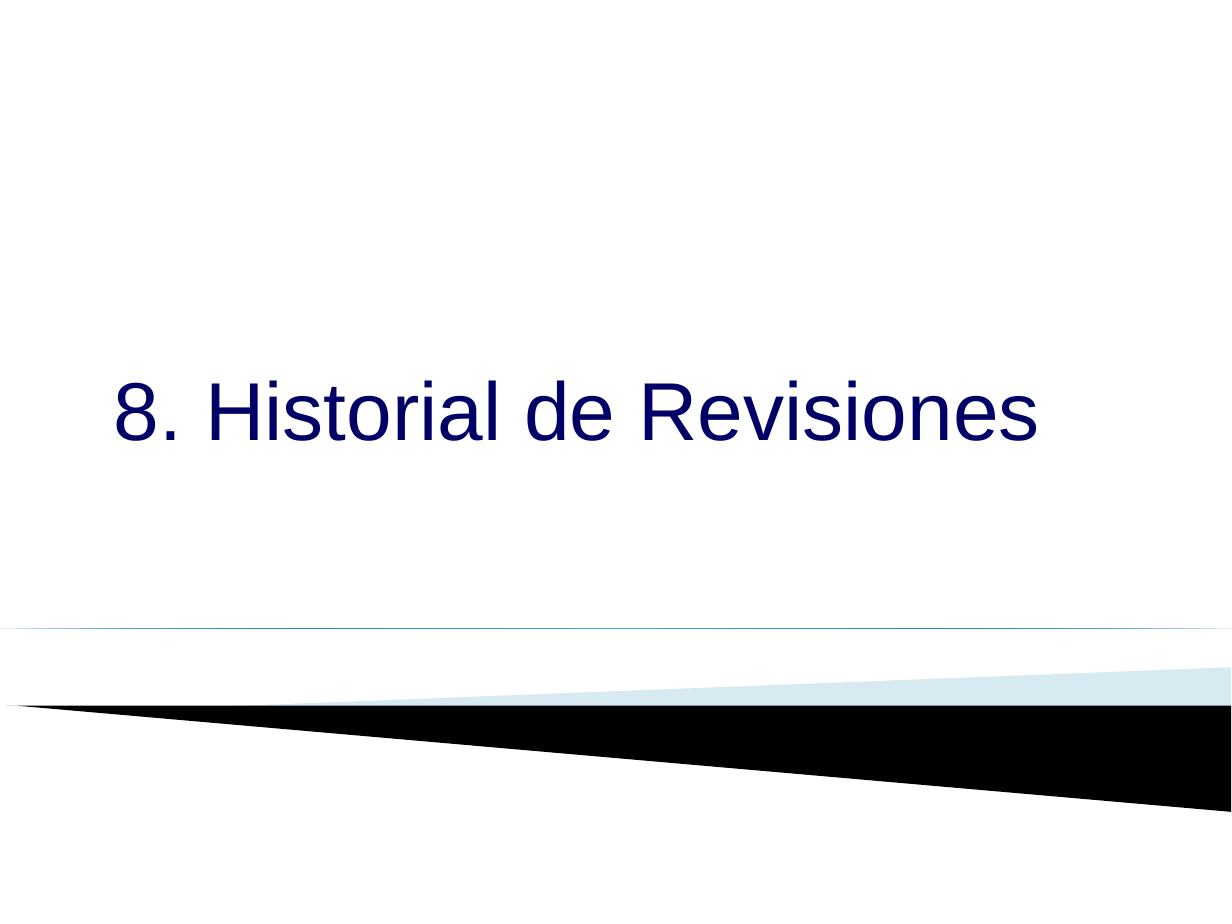
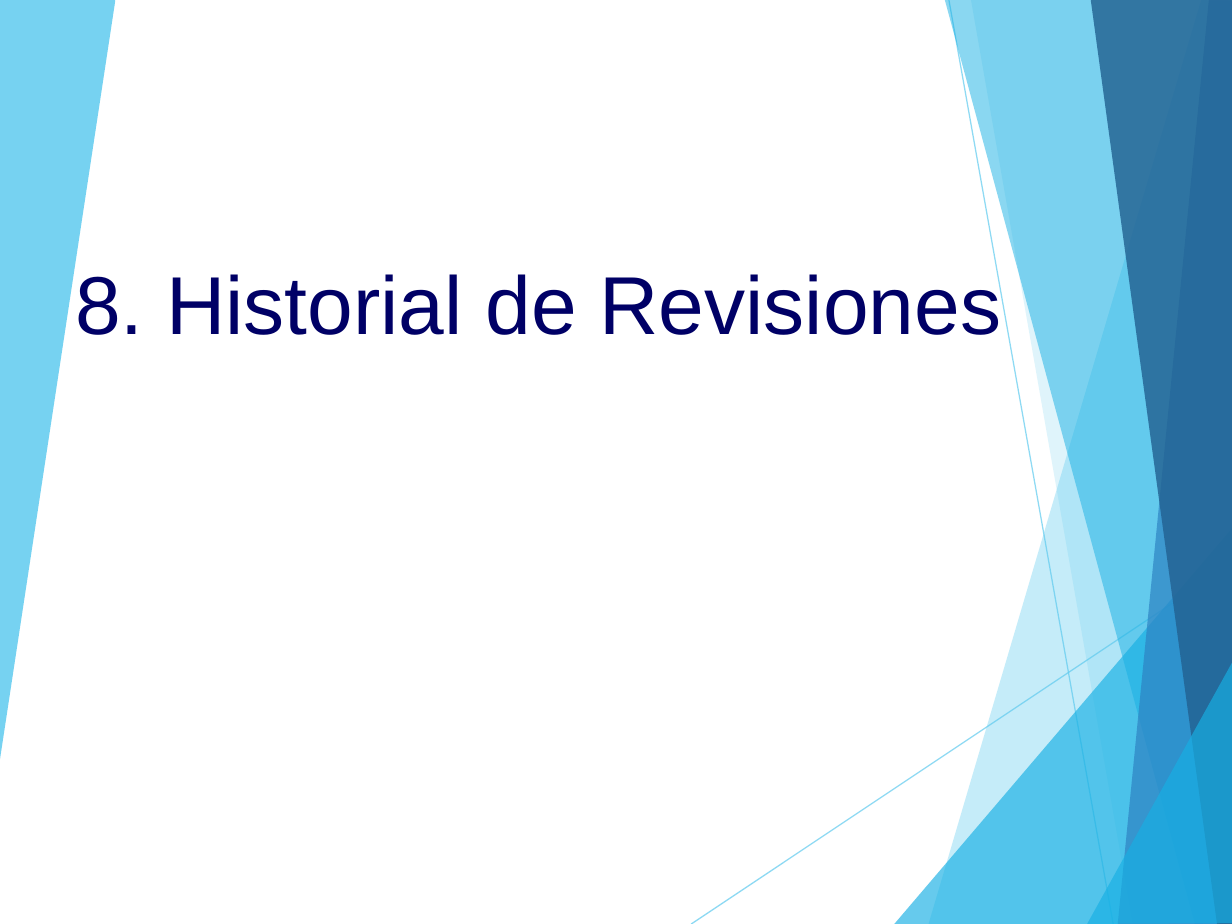
Before and after one commit to alejandro-laban/gps-tracking, a slide deck: slide 34 of Área de proceso PP-PMC/PGPRO_0.1_2015.ppt (slide 35 before the commit). Drawn at 1232x924 pixels with LibreOffice and Linux fonts; fonts in the diff are those of the drawing; background and template pictures are left out. Boxes give left, top, right and bottom in pixels: in the first picture for what was removed or moved away, otherwise in the second. Text is boxed around its words. In the diff, an @@ line names an element or a change of style, - is before the commit and + after.

```diff
--- a/Área de proceso PP-PMC/PGPRO_0.1_2015.ppt
+++ b/Área de proceso PP-PMC/PGPRO_0.1_2015.ppt
@@ group added at (x1=0, y1=0, x2=1232, y2=924): 8 freeform shapes, 2 lines @@
@@ text "8. Historial de Revisiones" rewrapped from (x1=114, y1=380, x2=1040, y2=441) to (x1=75, y1=269, x2=1002, y2=335) @@
@@ right triangle removed at (x1=0, y1=628, x2=1232, y2=628) @@
@@ freeform shape removed at (x1=228, y1=668, x2=1231, y2=733) @@
@@ freeform shape removed at (x1=6, y1=706, x2=1231, y2=812) @@
```
Also in this commit, not shown: 33 other slides changed, 1 slide added, 2 slides removed, 29 other files.
